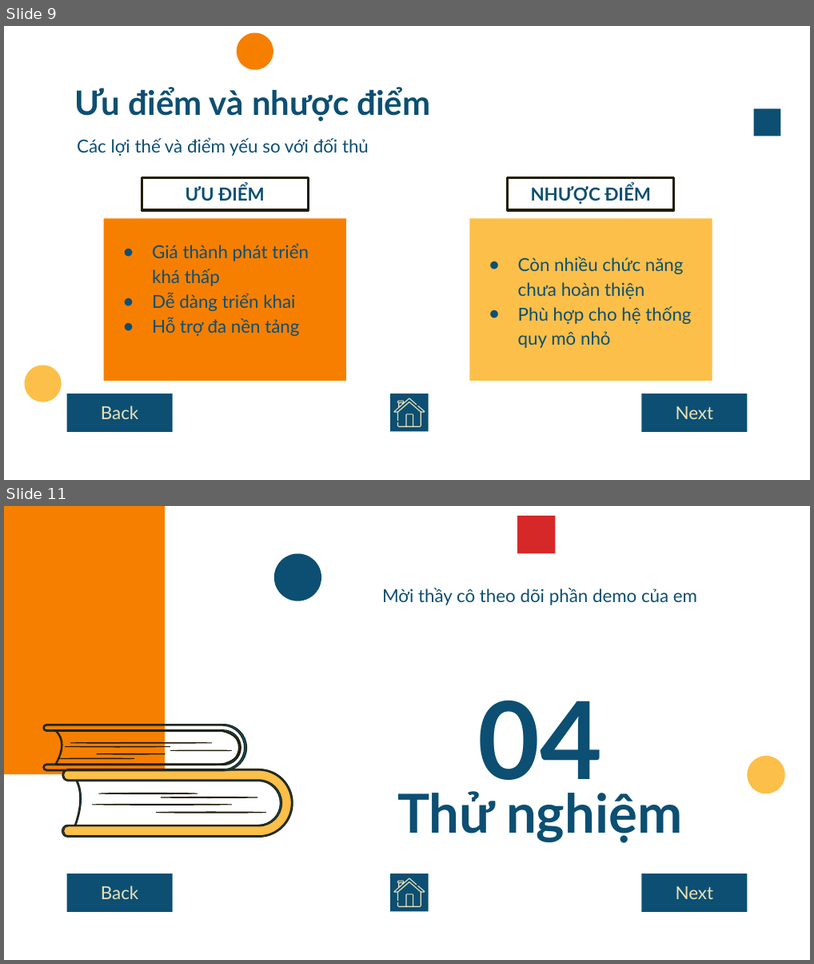
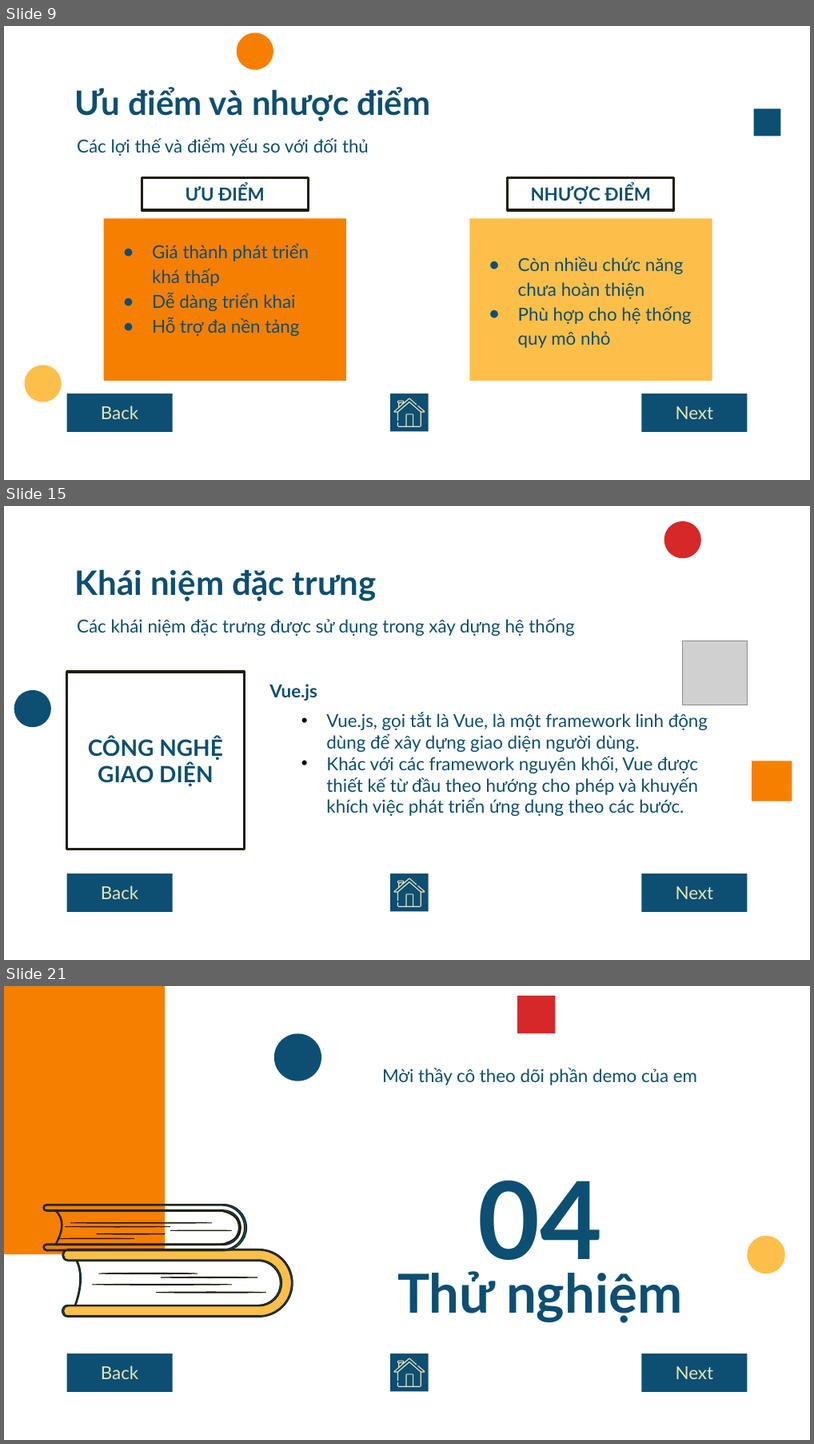
Before and after one commit to npackr/for-mqtt-dashboard, a slide deck: document/presentation.pptx. Shown one above the other, each under a label of ours: slides 9 and 11 before the commit, slides 9, 15 and 21 after it; the slides between them are not shown. The pictures are 814x964 and 814x1444 pixels, drawn with LibreOffice and Linux fonts; fonts in the diff are those of the drawing; grey boxes stand for pictures. Boxes give left, top, right and bottom in pixels: in the first picture for what was removed or moved away, otherwise in the second. Text is boxed around its words. In the diff, an @@ line names an element or a change of style, - is before the commit and + after.

```diff
--- a/document/presentation.pptx
+++ b/document/presentation.pptx
@@ slide 15 added at bbox=[4, 506, 810, 960], background #FFFFFF @@
@@ ellipse added at bbox=[665, 521, 702, 559], fill #D62828 @@
@@ title added at bbox=[75, 569, 377, 601], 30 pt, text #0C4F72, bold @@
+Khái niệm đặc trưng
@@ text added at bbox=[77, 618, 574, 636], 16 pt, text #0C4F72 @@
+Các khái niệm đặc trưng được sử dụng trong xây dựng hệ thống
@@ picture added at bbox=[683, 640, 747, 705] @@
@@ rectangle added at bbox=[67, 672, 244, 848], outline #201D09 2.25 pt, 20 pt, text #0C4F72, bold @@
+CÔNG NGHỆ GIAO DIỆN
@@ ellipse added at bbox=[14, 690, 51, 727], fill #0C4F72 @@
@@ text added at bbox=[270, 684, 318, 700], 16 pt, text #0C4F72, bold @@
+Vue.js
@@ text added at bbox=[326, 712, 708, 816], 16 pt, text #0C4F72 @@
+• Vue.js, gọi tắt là Vue, là một framework linh động dùng để xây dựng giao diện người dùng.
+• Khác với các framework nguyên khối, Vue được thiết kế từ đầu theo hướng cho phép và khuyến khích việc phát triển ứng dụng theo các bước.
@@ rectangle added at bbox=[752, 761, 793, 801], fill #F77F00 @@
@@ rectangle added at bbox=[67, 873, 173, 911], fill #0C4F72, 16 pt, text #EAE2B7 @@
+Back
@@ rectangle added at bbox=[390, 873, 428, 911], fill #0C4F72 @@
@@ freeform shape added at bbox=[394, 878, 425, 907], fill #EAE2B7 @@
@@ rectangle added at bbox=[642, 873, 747, 911], fill #0C4F72, 16 pt, text #EAE2B7 @@
+Next
@@ what was slide 11 is now slide 21 @@
```
Also in this commit, not shown: 1 slide changed, 9 other slides added.
